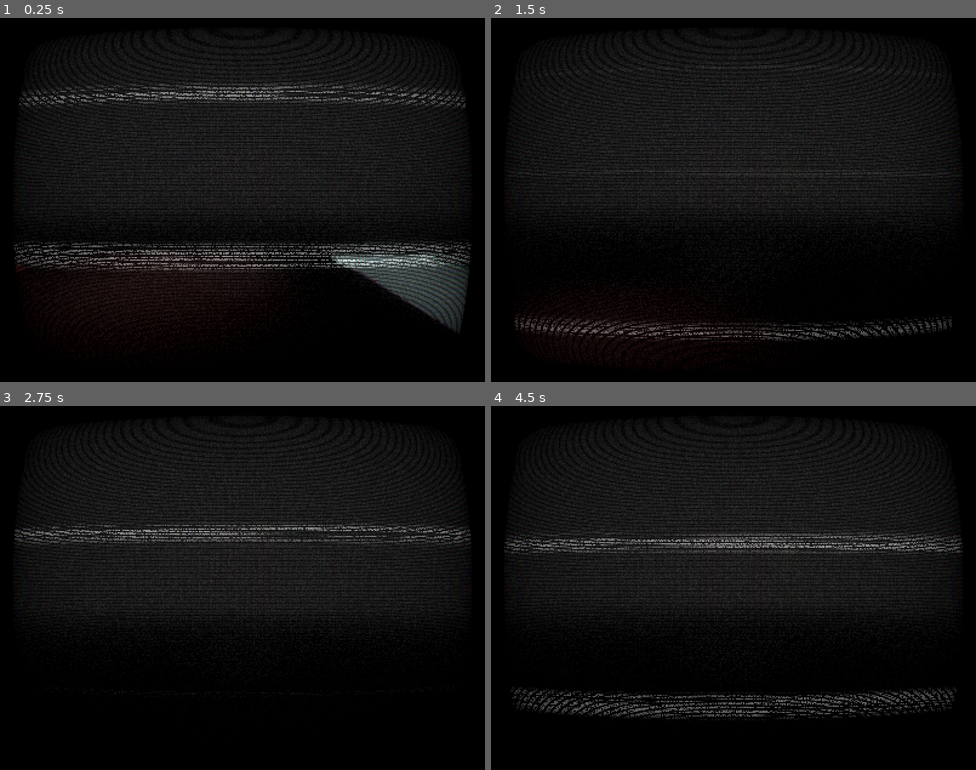
Above: before the commit, frames 1-4 (two rows, left to right).
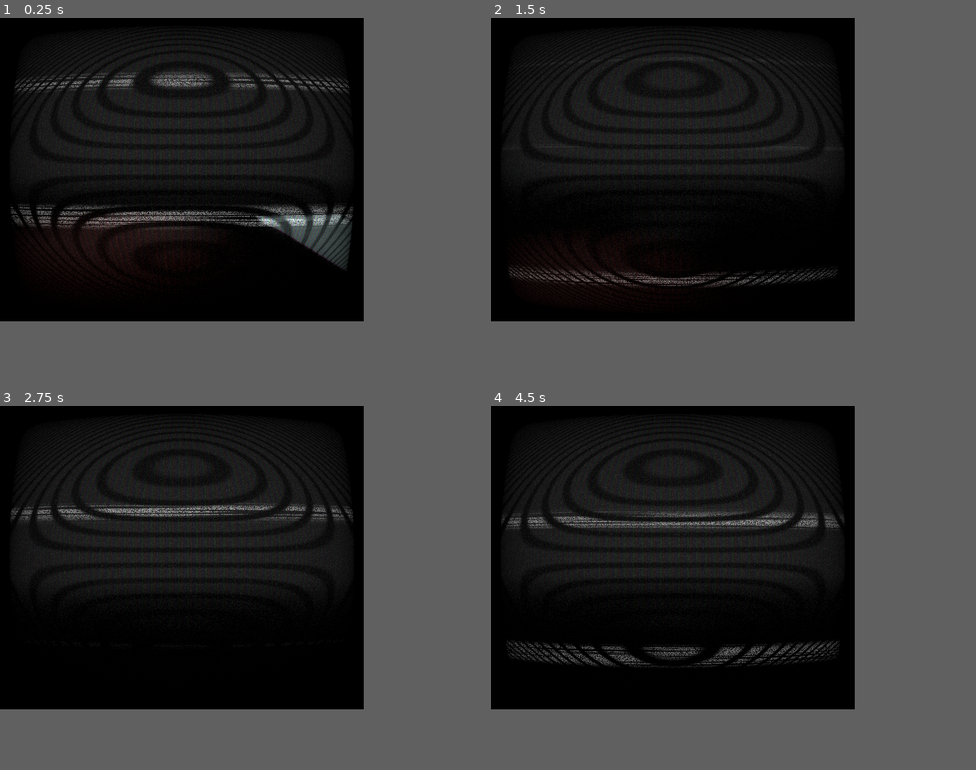
Above: after the commit, the same moments.

Repository: Zwiebelonkel/GasHorror
Game: Godot game, scene res://scenes/Main.tscn
Two runs of this game, one before a commit and one after it. Both use one fixed random seed, a clock stepped at 60 frames per second and the inputs below.
Inputs (mouse positions are in pixels of both pictures, inside the frame that each line leads up to):
- Up to frame 1 (0.25 s): no input
- Up to frame 2 (1.5 s): move the mouse to (757, 200) at 0.52 s; hold F (flashlight) 0.53-1.28 s; hold W (move_forward) from 0.53 s (still down); move the mouse to (709, 200) at 1.27 s; tap E (interact) at 1.35 s
- Up to frame 3 (2.75 s): keep holding W (move_forward); move the mouse to (252, 580) at 2.02 s; hold Shift (run) from 2.03 s (still down)
- Up to frame 4 (4.5 s): keep holding W (move_forward); move the mouse to (728, 595) at 2.77 s; release Shift (run) at 2.78 s; tap F (flashlight) at 2.85 s; move the mouse to (767, 591) at 3.52 s; tap E (interact) at 3.6 s; move the mouse to (694, 584) at 4.27 s; tap Shift (run) at 4.35 s
In our replay, the window is 800x600 before the commit and 600x500 after it. These sizes can differ from the game's own. Grey fills any space a smaller window leaves; there, only what the larger window draws over its background counts as a difference.

The runs differ from the first frame. In frame 1, 21% of the frame differs, in the area x 2-97%, y 3-90%; in frame 2, 13%; in frame 3, 12%; in frame 4, 16%.
Error in both runs: Invalid access to property or key 'global_transform' on a base object of type 'null instance'. (res://scripts/interactor.gd:13)

Commit message:
Add files via upload

Diff:
--- a/gashorror/project.godot
+++ b/gashorror/project.godot
@@ -20,8 +20,8 @@
 
 [display]
 
-window/size/viewport_width=400
-window/size/viewport_height=300
+window/size/viewport_width=600
+window/size/viewport_height=500
 window/size/mode=3
 window/size/borderless=true
 window/stretch/mode="viewport"
@@ -34,6 +34,33 @@
 version_control/size/mode=3
 version_control/size/viewport_height=300
 version_control/size/viewport_width=400
+
+[importer_defaults]
+
+scene={
+"_subresources": {},
+"animation/fps": 30,
+"animation/import": true,
+"animation/import_rest_as_RESET": false,
+"animation/remove_immutable_tracks": true,
+"animation/trimming": false,
+"gltf/embedded_image_handling": 1,
+"gltf/naming_version": 1,
+"import_script/path": "",
+"meshes/create_shadow_meshes": true,
+"meshes/ensure_tangents": true,
+"meshes/force_disable_compression": false,
+"meshes/generate_lods": true,
+"meshes/light_baking": 1,
+"meshes/lightmap_texel_size": 0.2,
+"nodes/apply_root_scale": true,
+"nodes/import_as_skeleton_bones": false,
+"nodes/root_name": "",
+"nodes/root_scale": 1.0,
+"nodes/root_type": "",
+"nodes/use_node_type_suffixes": true,
+"skins/use_named_skins": true
+}
 
 [input]
 
@@ -72,6 +99,16 @@
 "events": [Object(InputEventKey,"resource_local_to_scene":false,"resource_name":"","device":-1,"window_id":0,"alt_press …(192 unchanged characters)…
 ]
 }
+jump={
+"deadzone": 0.2,
+"events": [Object(InputEventKey,"resource_local_to_scene":false,"resource_name":"","device":-1,"window_id":0,"alt_pressed":false,"shift_pressed":false,"ctrl_pressed":false,"meta_pressed":false,"pressed":false,"keycode":0,"physical_keycode":32,"key_label":0,"unicode":32,"location":0,"echo":false,"script":null)
+]
+}
+crouch={
+"deadzone": 0.2,
+"events": [Object(InputEventKey,"resource_local_to_scene":false,"resource_name":"","device":-1,"window_id":0,"alt_pressed":false,"shift_pressed":false,"ctrl_pressed":false,"meta_pressed":false,"pressed":false,"keycode":0,"physical_keycode":4194326,"key_label":0,"unicode":0,"location":0,"echo":false,"script":null)
+]
+}
 
 [rendering]
 
Not shown, added: gashorror/.editorconfig
Not shown, added: gashorror/.gitattributes
Not shown, added: gashorror/.gitignore
